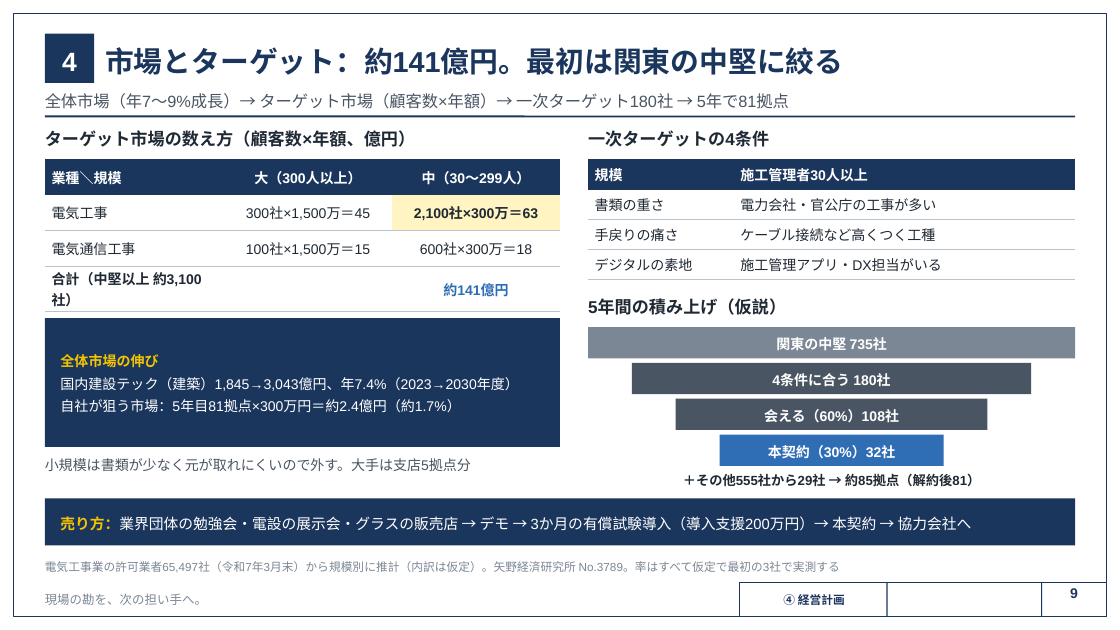
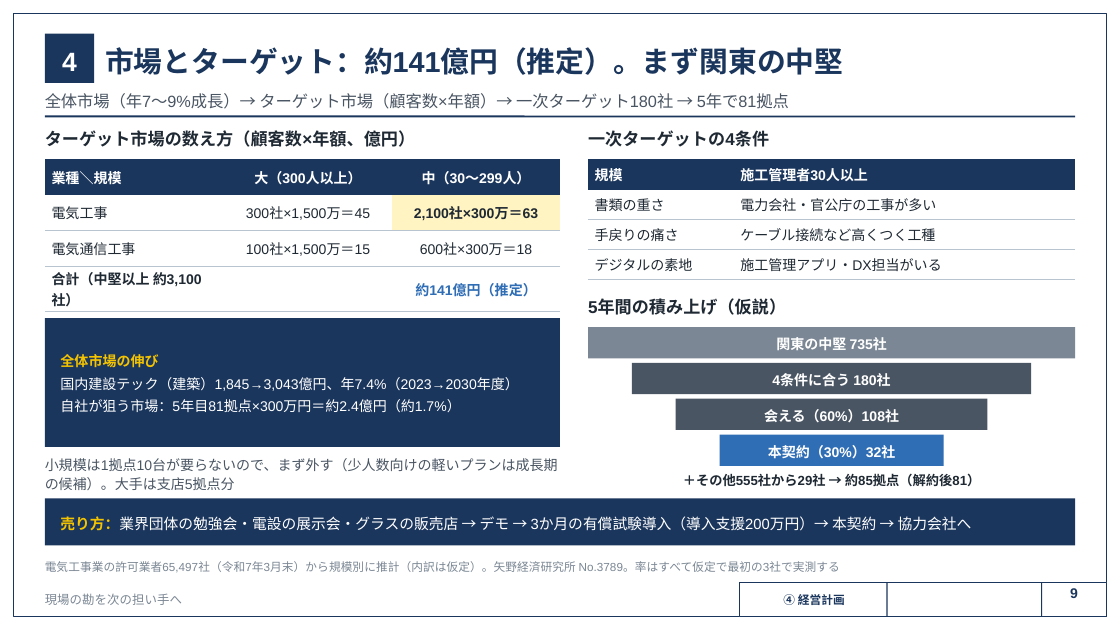
Before and after one commit to SEITOSHIKI/-ai-commute-audio-, a slide deck: slide 9 of deck/カンツギ_事業計画書_16枚版.pptx. Drawn at 1120x630 pixels with LibreOffice and Linux fonts; fonts in the diff are those of the drawing; background and template pictures are left out. Boxes give left, top, right and bottom in pixels: in the first picture for what was removed or moved away, otherwise in the second. Text is boxed around its words. In the diff, an @@ line names an element or a change of style, - is before the commit and + after.

```diff
--- a/deck/カンツギ_事業計画書_16枚版.pptx
+++ b/deck/カンツギ_事業計画書_16枚版.pptx
@@ text at [105, 47, 843, 75]: text changed @@
-市場とターゲット：約141億円。最初は関東の中堅に絞る
+市場とターゲット：約141億円（推定）。まず関東の中堅
@@ table at [45, 159, 560, 301] @@
-row 4, column 3: 約141億円
+row 4, column 3: 約141億円（推定）
@@ text at [45, 458, 558, 490]: text changed @@
-小規模は書類が少なく元が取れにくいので外す。大手は支店5拠点分
+小規模は1拠点10台が要らないので、まず外す（少人数向けの軽いプランは成長期の候補）。大手は支店5拠点分
@@ text at [45, 593, 182, 605]: text changed @@
-現場の勘を、次の担い手へ。
+現場の勘を次の担い手へ
```
Also in this commit, not shown: 15 other slides changed, 20 other files.
